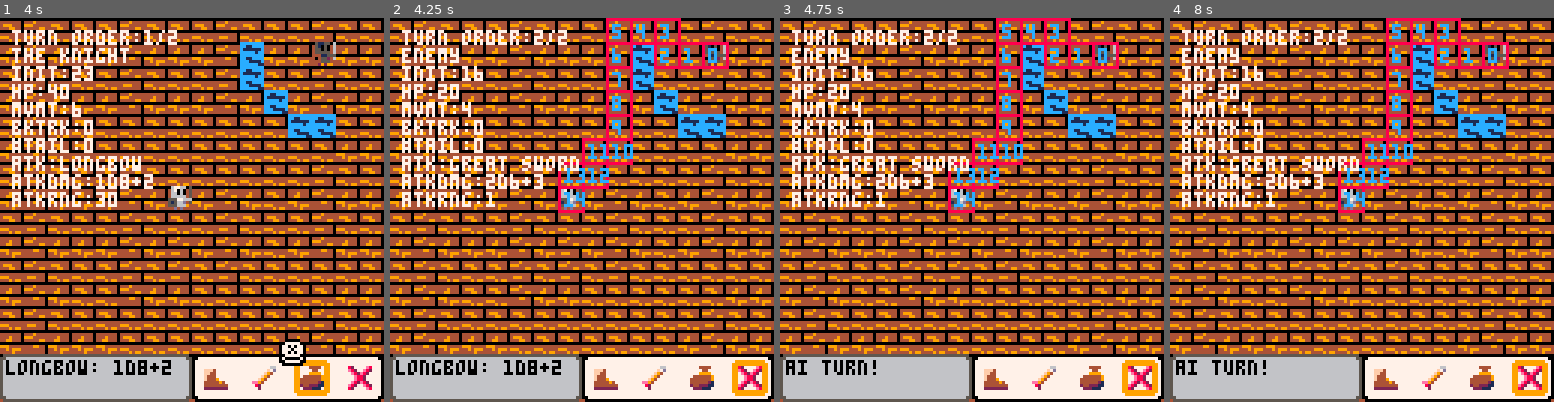
Above: before the commit, frames 1-4 (left to right).
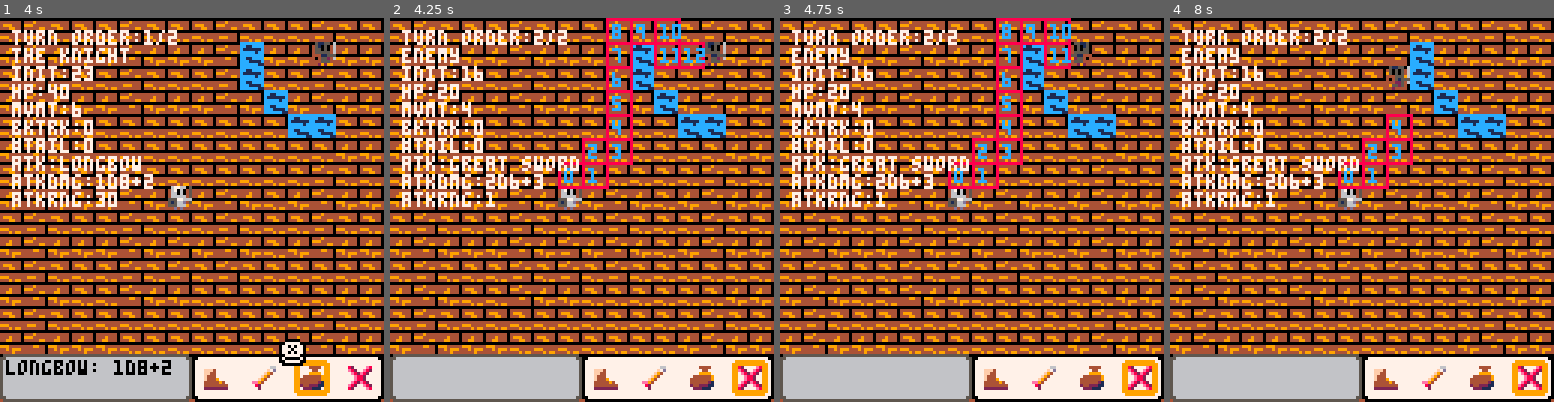
Above: after the commit, the same moments.

Repository: graphitical/d8-knight
Game: PICO-8 cartridge main.p8
The game is run twice, just before and just after one commit, with the same random seed, the same clock (stepped at 60 frames per second) and the same inputs.
Inputs:
- Up to frame 1 (4 s): tap X (X key) at 0.33, 1.07, 1.85, 2.97 s; tap O (Z key) at 0.7, 1.7, 2.1, 2.5, 2.9, 3.3, 3.7 s; hold Right 1.6-2.1 s; hold Up 2.15-2.42 s; hold Right 2.47-3.03 s; hold Left 3.08-3.58 s; hold Down 3.63-3.97 s
- Up to frame 2 (4.25 s): hold Right from 4.02 s (still down); tap X (X key) at 4.08 s; tap O (Z key) at 4.1 s
- Up to frame 3 (4.75 s): tap O (Z key) at 4.5 s; release Right at 4.68 s; hold Up from 4.73 s (still down)
- Up to frame 4 (8 s): tap O (Z key) every 0.4 s from 4.9 to 7.7 s; release Up at 5.03 s; hold Left 5.08-5.68 s; tap X (X key) at 5.2, 6.32, 7.43 s; hold Down 5.73-6.03 s; hold Right 6.08-6.58 s; hold Right 6.63-7.13 s; hold Up 7.18-7.45 s; hold Right from 7.5 s (still down)

Frame 1 is identical in both runs. In frame 2, 1.9% of the frame differs, in the area x 1-89%, y 1-93%; in frame 3, 2.0%; in frame 4, 3.1%, in the area x 1-89%, y 0-93%.

Commit message:
Have AI move toward target

Diff:
--- a/main.p8
+++ b/main.p8
@@ -625,14 +625,21 @@
   pturn=pturn%#chars + 1
   pcurr = chars[pturn]
   if pcurr.type == 'en' then
+    path = a_star(pcurr:i(),pcurr:j(),pc:i(),pc:j())
+    set_wind_msg(wtext,"ai turn!")
     g.upd = ai_turn_upd
   end
 end
 
 function ai_turn_upd()
-  set_wind_msg(wtext,"ai turn!")
-  path = a_star(pcurr:i(),pcurr:j(),pc:i(),pc:j())
-
+  local bot = pcurr
+  if #path>0 then
+    if T%15 == 0 then -- move every half second
+      local step = deli(path)
+      set_actor_tween(bot,8*step[1],8*step[2],0.25,1)
+      actor_dir(bot,step[1]-bot:i(),step[2]-bot:j())
+    end
+  end
 end
 -- performs attack from actor atk
 -- to actor def
@@ -848,12 +855,26 @@
 
     if nodes_eq(current,goal) then
       -- add(debugs,'goal found!')
-      local path = {current}
+      -- Note:
+      -- no need to save the
+      -- goal position because
+      -- we can only go up to it
+      -- not on top of it
+      local path = {}
       while not nodes_eq(current,start) do
         current = came_from[v2i(current)]
         add(path,current)
       end
-      reverse(path)
+      -- Note:
+      -- no need to reverse the
+      -- order because we pop
+      -- the elements off in
+      -- reverse order for
+      -- animation
+
+      -- pop the end which is
+      -- the current location
+      deli(path)
       return path
     end
 
